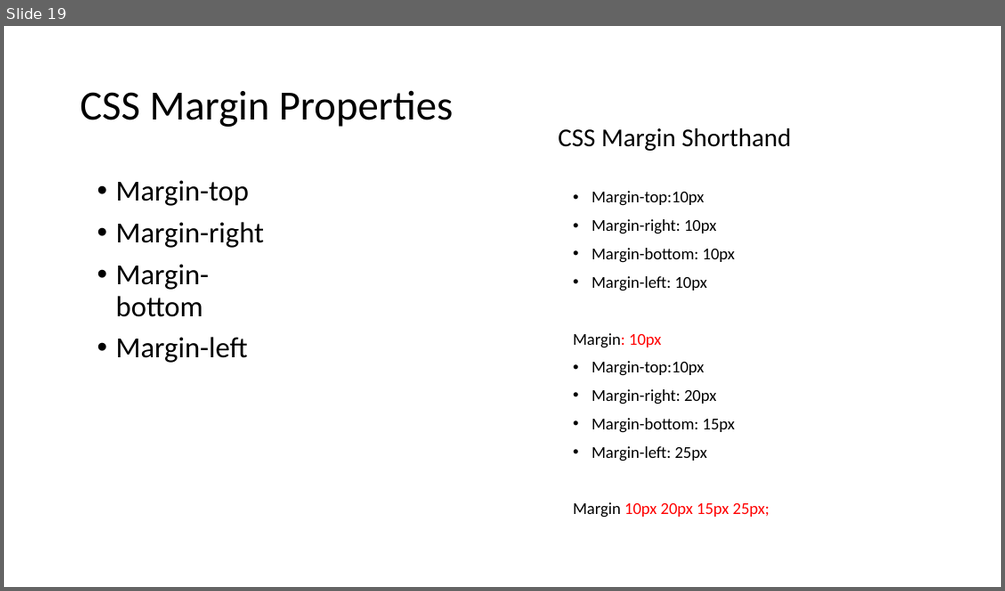
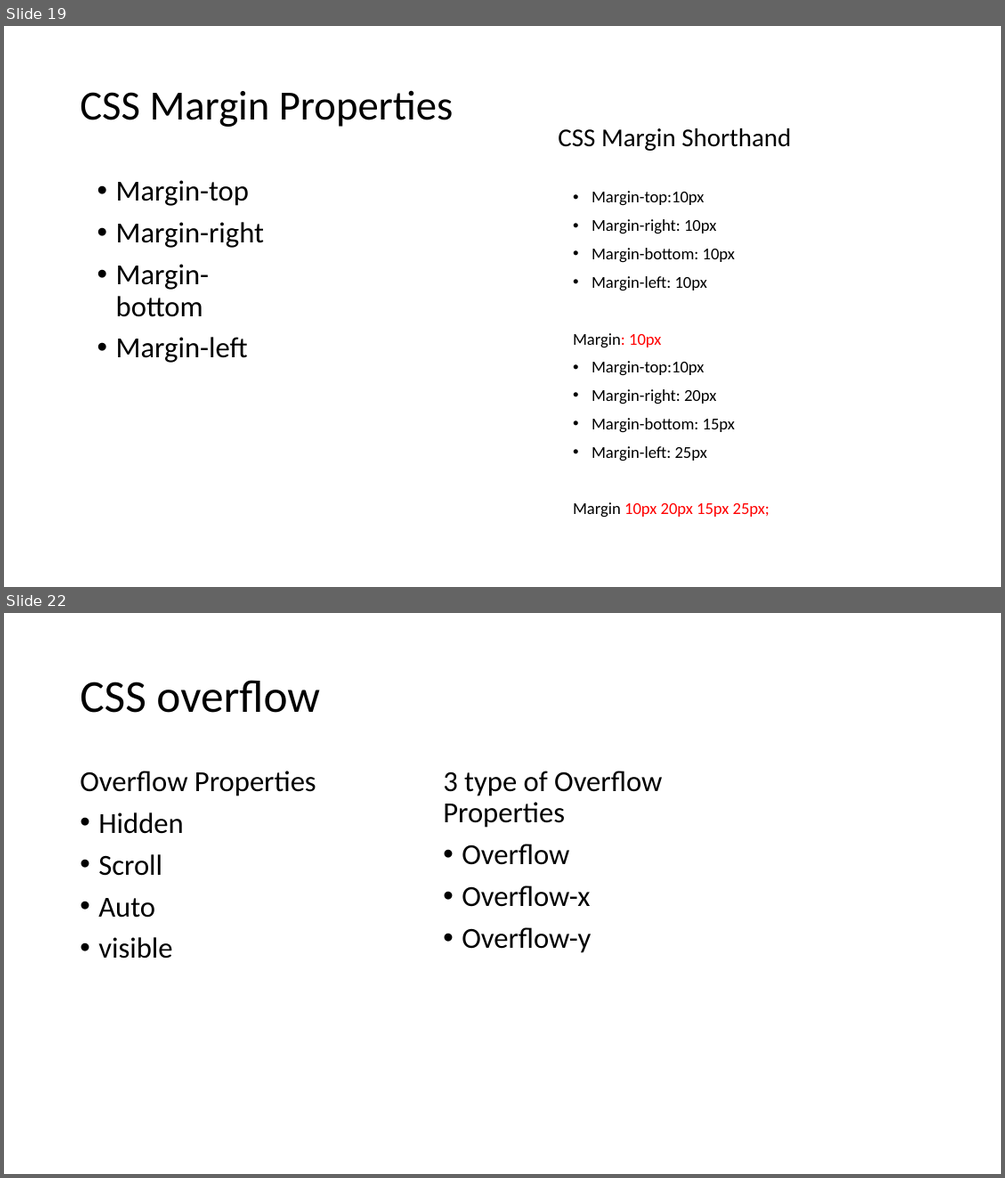
Before and after one commit to PiyushChaturvedii/Batch05, a slide deck: CSS3.pptx. Shown one above the other, each under a label of ours: slide 19 before the commit, slides 19 and 22 after it; the slides between them are not shown. The pictures are 1005x591 and 1005x1178 pixels, drawn with LibreOffice and Linux fonts; fonts in the diff are those of the drawing. Boxes give left, top, right and bottom in pixels: in the first picture for what was removed or moved away, otherwise in the second. Text is boxed around its words. In the diff, an @@ line names an element or a change of style, - is before the commit and + after.

```diff
--- a/CSS3.pptx
+++ b/CSS3.pptx
@@ slide 22 added at (4,613,1001,1174), background #FFFFFF @@
@@ title added at (80,680,320,713), 44 pt, text #000000 @@
+CSS overflow
@@ text added at (80,771,316,958), 28 pt, text #000000 @@
+Overflow Properties
+• Hidden
+• Scroll
+• Auto
+• visible
@@ text added at (443,771,662,953), 28 pt, text #000000 @@
+3 type of Overflow Properties
+• Overflow
+• Overflow-x
+• Overflow-y
```
Also in this commit, not shown: 3 other slides added, 1 slide removed, 6 other files.
